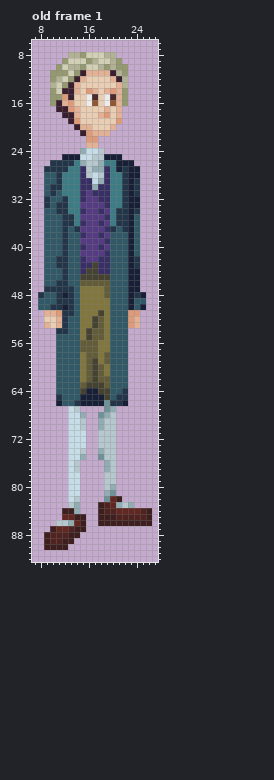
Two states of a pixel-art file, Sprites/personagens/fase 3/sirven.aseprite. The picture above was drawn from the file before the commit.
36x96 pixels, 1 frame. Shown: old frame 1: x 7..27, y 6..92. The commit also changed other frames, which this record leaves out.
The same view after the edit:
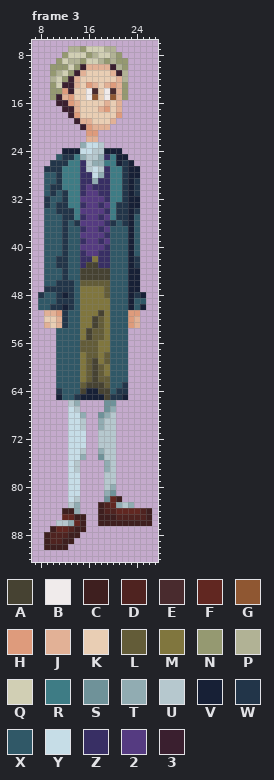
Palette (. is transparent): A #464232  B #f0ebeb  C #3e1f1f  D #4f2320  E #492b2e  F #612721  G #8f5732  H #de9b7c  J #e2b196  K #e9ceb4  L #635c38  M #80763e  N #959971  P #b1b295  Q #d1cfb4  R #3e7c85  S #6f9299  T #91acb2  U #b6c8ce  V #172036  W #223549  X #305867  Y #c6dde7  Z #382f64  2 #553b81  3 #3a1f2f
A new or re-ordered frame is compared with the old frame closest to it.
Changes in this commit:
frames 1 -> 4
layer "Grupo 2/colete" added
layer "Grupo 2/casaco" added
layer "Grupo 1/cabeça" added
layer "Grupo 1/lenço" added
layer "colete" removed
layer "casaco" removed
layer "cabeça" removed
layer "lenço" removed
Changed rows in their new state; - is an unchanged pixel.
Frame 3 is new; against old frame 1:
first column x 10:
 7 ---PPNQQQPP--
 8 --NQQQNP-Q-N-
 9 -NQPPNQQPN--N
10 N-NQN3JJJJ3P-
11 -PQN3JKKKKJ3P
12 PQN3JK----KJ-
13 N-3---HJ-JH-N
14 -NH-K-BE-BE--
15 -3JH---G--G--
16 .-3-J-KK-JK-.
17 -.-3----JH---
18 --.-H---KK-H-
19 ---.3JJ---J.-
20 ----.3HJJJ.--
21 -----.-H..---
22 ------JJ-----
23 -----TYYU----
24 --VVVY-U-VVV-
25 -XWWRTU-TZR-V
26 ---R-Z-T----W
27 --R----YU--R-
28 ------Z-T----
29 -------TZ----
30 ------2Z-----
31 --W----2-----
32 -----2--2----
33 -----Z--Z2-W-
34 ---W-2--2Z---
35 -----Z--Z2---
36 ---XW2--2ZWX-
37 ----XZ--Z2X-X
38 -----2--2Z---
39 -----Z--Z2---
40 -----2--2Z---
41 -----Z--Z----
42 ------ZM-----
43 ------A------
44 -----A--AA---
46 ---W---------
first column x 11:
51 --X
54 XX-
first column x 11:
63 -----------W
64 W---------W-
65 V--W-----W-V
66 ..UT....-S..
Where, in picture pixels (left, top, right, bottom), the same in both pictures:
changed: (50, 46, 128, 286)
changed: (56, 310, 74, 334)
changed: (56, 382, 128, 406)
